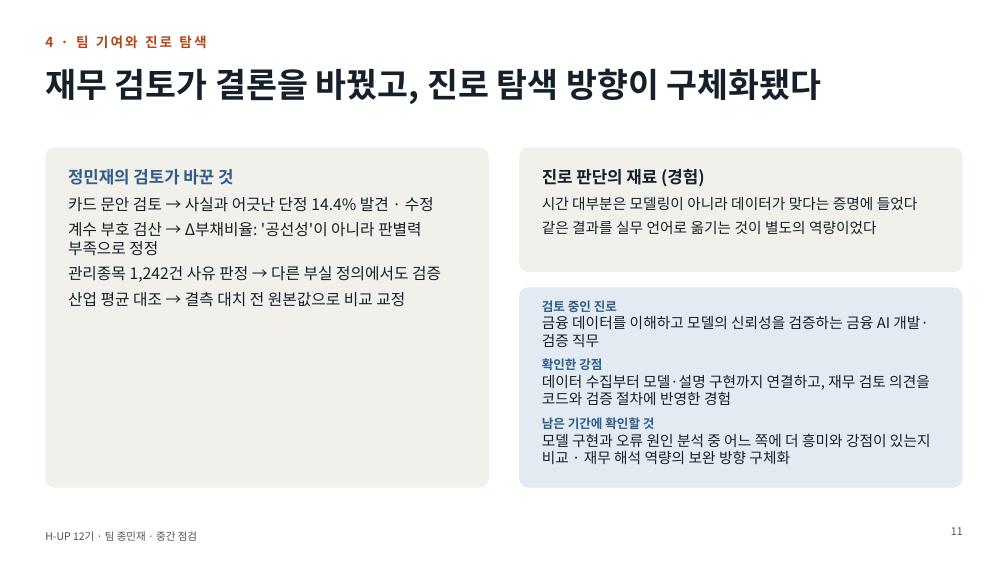
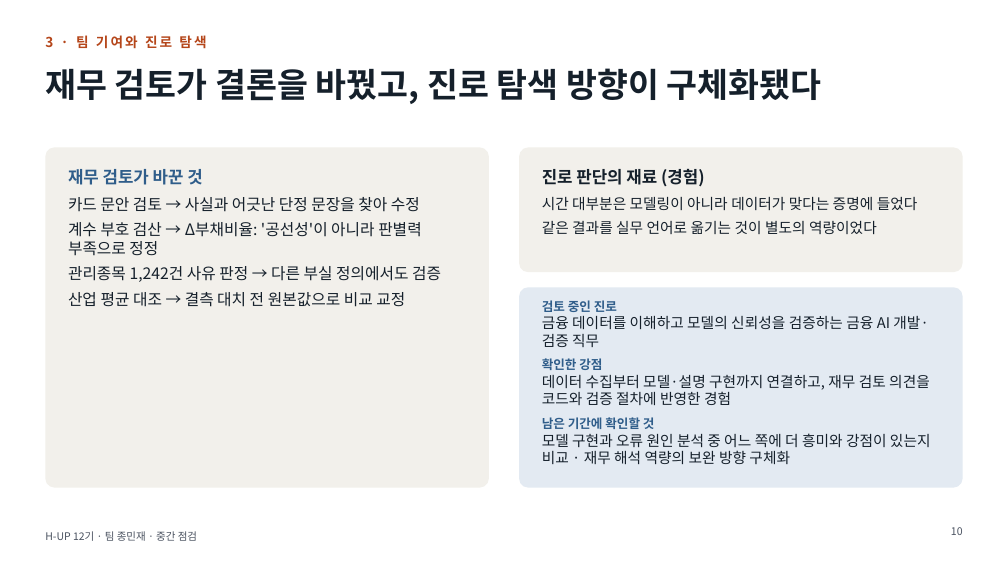
Before and after one commit to ejongmin/h-up-xai-project, a slide deck: slide 10 of 발표/중간점검_보고회.pptx (slide 11 before the commit). Drawn at 1008x567 pixels with LibreOffice and Linux fonts; fonts in the diff are those of the drawing. Boxes give left, top, right and bottom in pixels: in the first picture for what was removed or moved away, otherwise in the second. Text is boxed around its words. In the diff, an @@ line names an element or a change of style, - is before the commit and + after.

```diff
--- a/발표/중간점검_보고회.pptx
+++ b/발표/중간점검_보고회.pptx
@@ text at (45,35,206,49): text changed @@
-4 · 팀 기여와 진로 탐색
+3 · 팀 기여와 진로 탐색
@@ text at (68,169,420,212): text changed @@
-정민재의 검토가 바꾼 것
-카드 문안 검토 → 사실과 어긋난 단정 14.4% 발견 · 수정
+재무 검토가 바꾼 것
+카드 문안 검토 → 사실과 어긋난 단정 문장을 찾아 수정
@@ page number at (951,527,963,535): text changed @@
-11
+10
```
Also in this commit, not shown: 7 other slides changed, 5 slides added, 6 slides removed, 1 other file.
